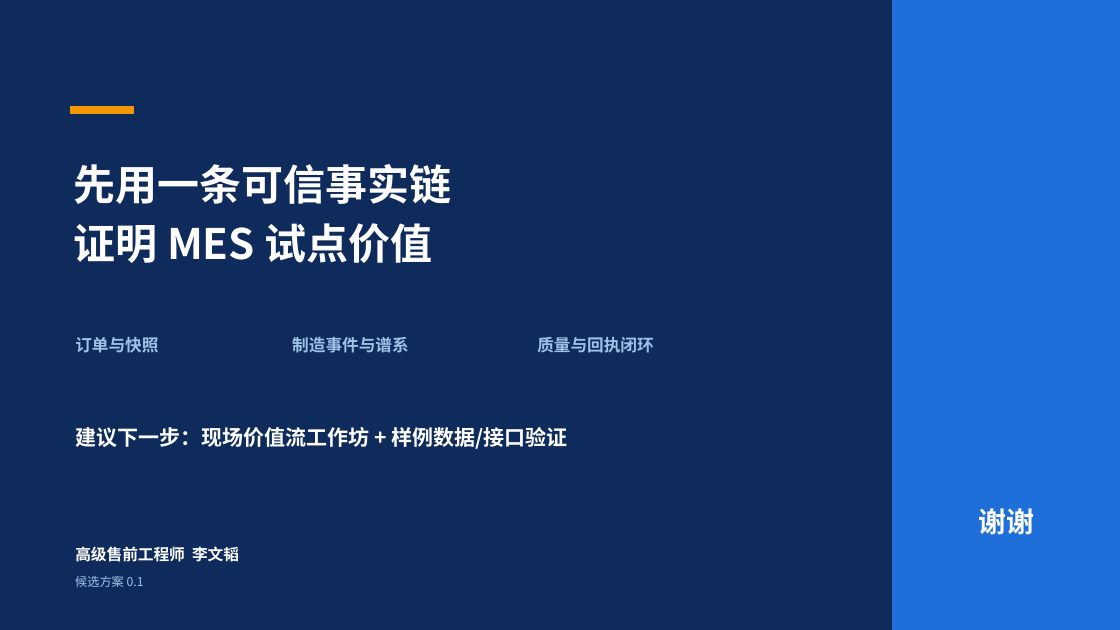
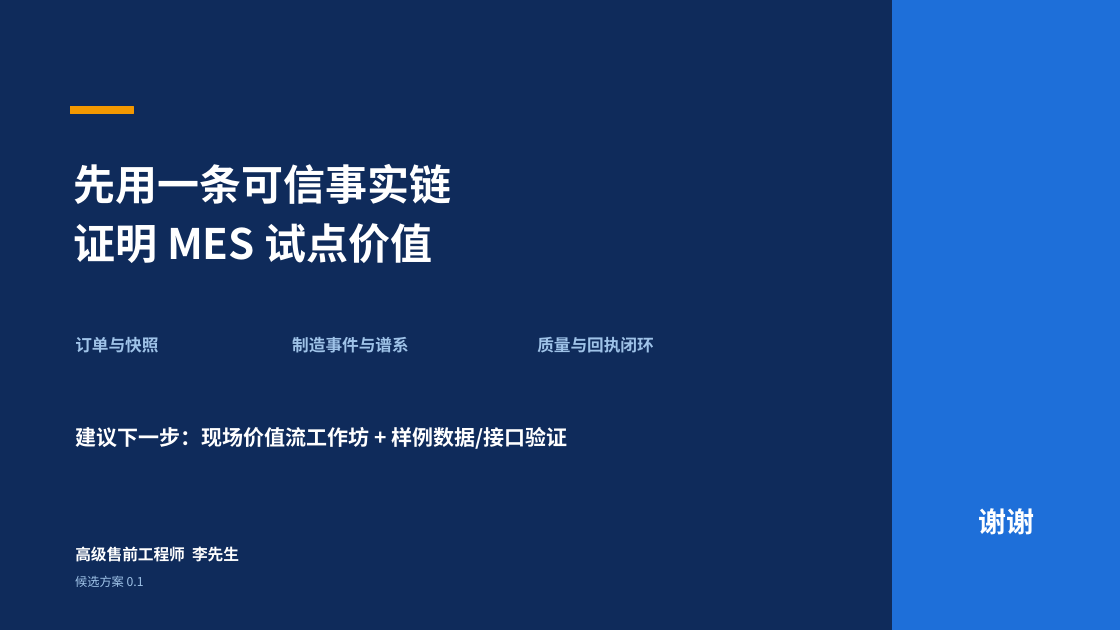
Before and after one commit to aasaa444/newmes, a slide deck: slide 19 of deliverables/project-initiation/05-工业路由器装配MES-方案汇报-rehearsal.pptx. Drawn at 1120x630 pixels with LibreOffice and Linux fonts; fonts in the diff are those of the drawing. Boxes give left, top, right and bottom in pixels: in the first picture for what was removed or moved away, otherwise in the second. Text is boxed around its words. In the diff, an @@ line names an element or a change of style, - is before the commit and + after.

```diff
--- a/deliverables/project-initiation/05-工业路由器装配MES-方案汇报-rehearsal.pptx
+++ b/deliverables/project-initiation/05-工业路由器装配MES-方案汇报-rehearsal.pptx
@@ text at [75, 546, 239, 562]: text changed @@
-高级售前工程师 李文韬
+高级售前工程师 李先生
```
Also in this commit, not shown: 1 other slide changed, 1 other file.
